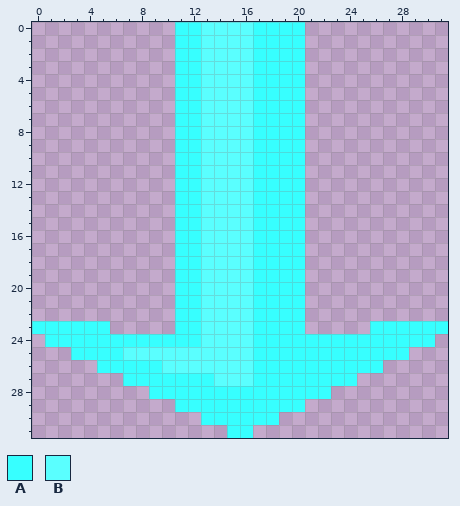
Pixel-art sprite -- project/Art/Arrow.png. That is the earlier state.
The file is 32x32 pixels.
Palette (. is transparent): A #37ffff  B #5affff
Pixels before, first column x 0:
 0 ...........AABBBBAAAA...........
 1 ...........AABBBBAAAA...........
 2 ...........AABBBBAAAA...........
 3 ...........AABBBBAAAA...........
 4 ...........AABBBBAAAA...........
 5 ...........AABBBBAAAA...........
 6 ...........AABBBBAAAA...........
 7 ...........AABBBBAAAA...........
 8 ...........AABBBBAAAA...........
 9 ...........AABBBBAAAA...........
10 ...........AABBBBAAAA...........
11 ...........AABBBBAAAA...........
12 ...........AABBBBAAAA...........
13 ...........AABBBBAAAA...........
14 ...........AABBBBAAAA...........
15 ...........AABBBBAAAA...........
16 ...........AABBBBAAAA...........
17 ...........AABBBBAAAA...........
18 ...........AABBBBAAAA...........
19 ...........AABBBBAAAA...........
20 ...........AABBBBAAAA...........
21 ...........AABBBBAAAA...........
22 ...........AABBBBAAAA...........
23 AAAAAA.....AABBBBAAAA.....AAAAAA
24 .AAAAAAAAAAAABBBBAAAAAAAAAAAAAA.
25 ...AAAABBBBBBBBBBAAAAAAAAAAAA...
26 .....AAAAABBBBBBBAAAAAAAAAA.....
27 .......AAAAAAABBBAAAAAAAA.......
28 .........AAAAAAAAAAAAAA.........
29 ...........AAAAAAAAAA...........
30 .............AAAAAA.............
31 ...............AA...............
After:
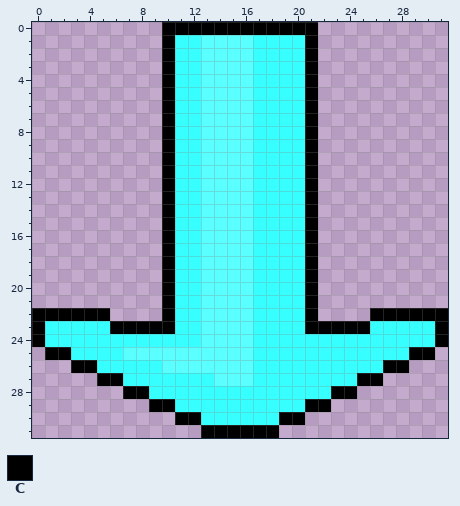
Colours new in this view: C #000000
Changes in this commit:
y 0: x 10..21 .AABBBBAAAA. -> CCCCCCCCCCCC
y 1..21: x 10 . -> C; x 21 . -> C
y 22: x 0..5 ...... -> CCCCCC; x 10 . -> C; x 21 . -> C; x 26..31 ...... -> CCCCCC
y 23: x 0 A -> C; x 6..10 ..... -> CCCCC; x 21..25 ..... -> CCCCC; x 31 A -> C
y 24: x 0 . -> C; x 31 . -> C
y 25: x 1..2 .. -> CC; x 29..30 .. -> CC
y 26: x 3..4 .. -> CC; x 27..28 .. -> CC
y 27: x 5..6 .. -> CC; x 25..26 .. -> CC
y 28: x 7..8 .. -> CC; x 23..24 .. -> CC
y 29: x 9..10 .. -> CC; x 21..22 .. -> CC
y 30: x 11..12 .. -> CC; x 19..20 .. -> CC
y 31: x 13..18 ..AA.. -> CCCCCC
